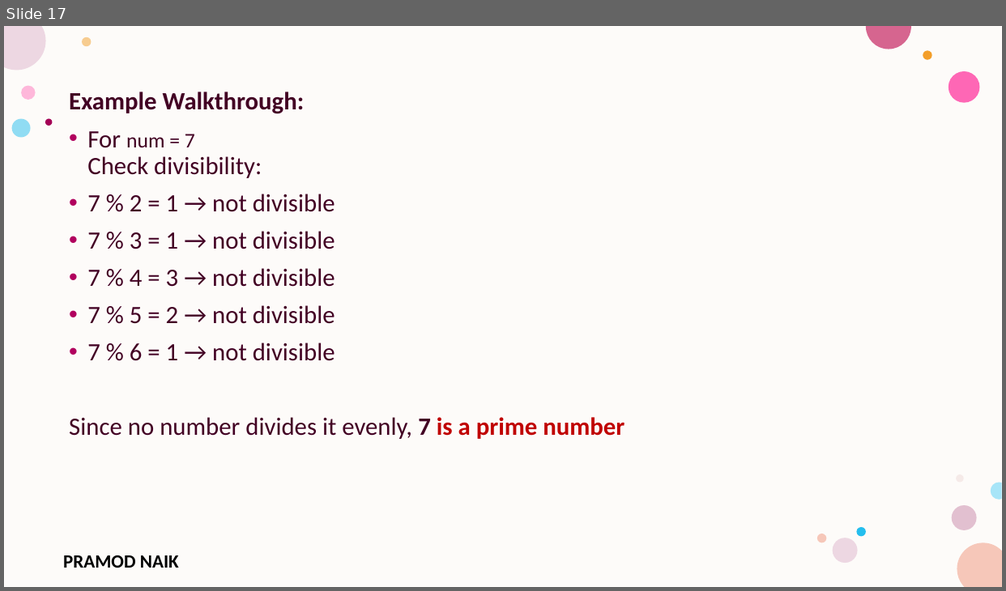
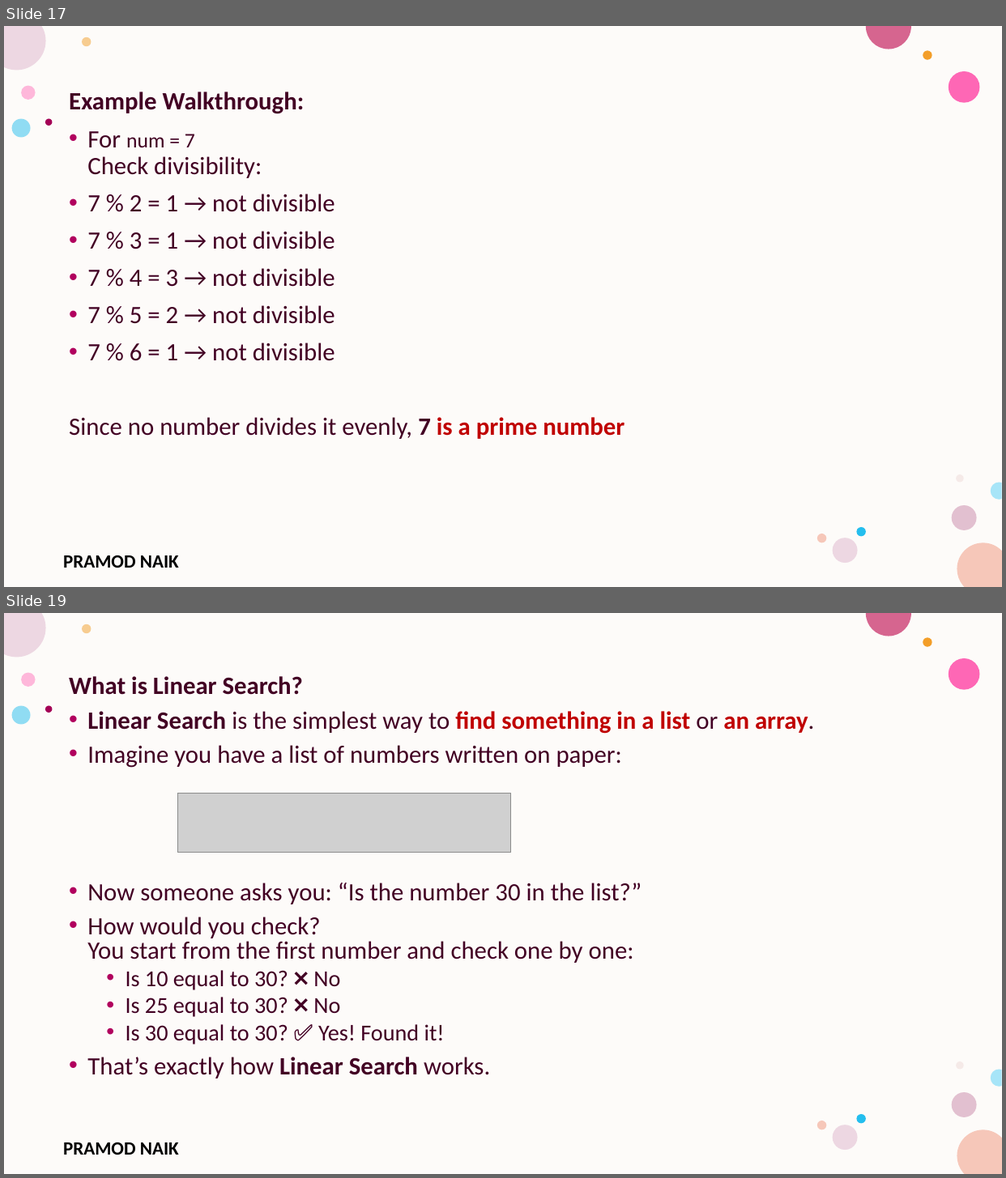
Before and after one commit to PRAMODNAIK-DEV/C-Programming-Lab-Engineering, a slide deck: Lab Programs.pptx. Shown one above the other, each under a label of ours: slide 17 before the commit, slides 17 and 19 after it; the slides between them are not shown. The pictures are 1006x591 and 1006x1178 pixels, drawn with LibreOffice and Linux fonts; fonts in the diff are those of the drawing; grey boxes stand for pictures; background and template pictures are left out. Boxes give left, top, right and bottom in pixels: in the first picture for what was removed or moved away, otherwise in the second. Text is boxed around its words. In the diff, an @@ line names an element or a change of style, - is before the commit and + after.

```diff
--- a/Lab Programs.pptx
+++ b/Lab Programs.pptx
@@ slide 19 added at <box>4,613,1002,1174</box>, background #FFFFFF; not listed: 17 template elements that a slide beside it also shows @@
@@ text added at <box>69,676,814,1079</box>, 24 pt, text #420023 @@
+What is Linear Search?
+• Linear Search is the simplest way to find something in a list or an array.
+• Imagine you have a list of numbers written on paper:
+• Now someone asks you: “Is the number 30 in the list?”
+• How would you check?
+  You start from the first number and check one by one:
+  • Is 10 equal to 30? ❌ No
+  • Is 25 equal to 30? ❌ No
+  • Is 30 equal to 30? ✅ Yes! Found it!
+• That’s exactly how Linear Search works.
@@ picture added at <box>177,794,511,853</box> @@
```
Also in this commit, not shown: 2 other slides added, 2 slides removed, 1 other file.
